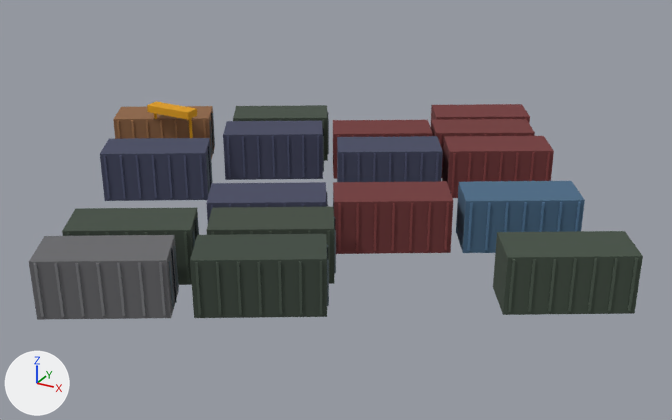
Two versions of the glTF model data/models/board/scenery/saxarba/SMV_Seaport/SeaportSystem-01-Container-01-20Footer-2-06.glb, one commit apart.
Camera for both pictures: a 50 mm lens placed at (51.9, -91.2, 46.9), pointed at (1.7, 0.0, 1.3). The axes (+X, +Y, +Z) are drawn at lower left. The lights are the same throughout. The first picture is the older version. Where no turn or scale is listed for an object, it has been applied to the vertices. Vertices at exactly the same position are counted once.

In view in the first picture: 'SeaportSystem-01-Container-01-20Footer-2-06'.
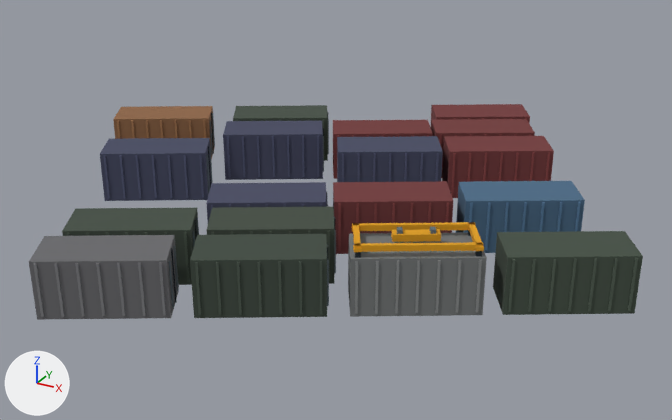
Commit message: seaport system

Diff of the bpy script that builds the scene:
```diff
--- a/data/models/board/scenery/saxarba/SMV_Seaport/SeaportSystem-01-Container-01-20Footer-2-06.glb.py
+++ b/data/models/board/scenery/saxarba/SMV_Seaport/SeaportSystem-01-Container-01-20Footer-2-06.glb.py
@@ mat_container_grabbers @@
+mat_container_grabbers = bpy.data.materials.new('container-grabbers')
+mat_container_grabbers.use_nodes = True; mat_container_grabbers.node_tree.nodes.clear()
+_N = mat_container_grabbers.node_tree.nodes; _L = mat_container_grabbers.node_tree.links
+n0 = _N.new('ShaderNodeBsdfPrincipled'); n0.name = 'Principled BSDF'
+n0.inputs[2].default_value = 1.0  # 'Roughness'
+n1 = _N.new('ShaderNodeOutputMaterial'); n1.name = 'Material Output'
+n2 = _N.new('ShaderNodeVertexColor'); n2.name = 'Color Attribute'
+_L.new(n0.outputs[0], n1.inputs[0])  # 'BSDF' to 'Surface'
+_L.new(n2.outputs[0], n0.inputs[0])  # 'Color' to 'Base Color'
@@ me_seaportsystem_01_container_01_20footer_2_06 @@
-me_seaportsystem_01_container_01_20footer_2_06.from_pydata(...)  # 2472 vertices, 3708 faces; spans x -38.0..38.8, y -35.2..36.7, z 0.0..8.5
+me_seaportsystem_01_container_01_20footer_2_06.from_pydata(...)  # 2712 vertices, 4068 faces; spans x -38.0..38.8, y -35.2..36.7, z 0.0..8.2
+# me_seaportsystem_01_container_01_20footer_2_06 part 1: the loose piece of 8 vertices spanning x -30.6..-23.6, y 4.7..6.7, z 7.5..8.5 is scaled about its middle by (0.0309, 0.0866, 5.8), then moved by (41.9, -25.2, -4.7)
+# me_seaportsystem_01_container_01_20footer_2_06 part 2: the loose piece of 8 vertices spanning x 11.6..11.9, y -21.4..-21.1, z 0.4..6.2 is copied, and the copy is moved by (4.7, 2.7, 0.0); it spans x 16.3..16.6, y -18.6..-18.3, z 0.4..6.2
+# me_seaportsystem_01_container_01_20footer_2_06 part 3: the loose piece of 8 vertices spanning x 11.6..11.9, y -21.4..-21.1, z 0.4..6.2 is copied, and the copy is moved by (6.5, 3.7, 0.0); it spans x 18.1..18.4, y -17.6..-17.3, z 0.4..6.2
+# me_seaportsystem_01_container_01_20footer_2_06 part 4: the loose piece of 8 vertices spanning x 8.6..8.9, y -16.3..-16.0, z 0.4..6.2 is copied, and the copy is moved by (11.2, -0.4, 0.0); it spans x 19.8..20.1, y -16.6..-16.3, z 0.4..6.2
+# me_seaportsystem_01_container_01_20footer_2_06 part 5: the loose piece of 8 vertices spanning x 27.8..28.1, y -12.0..-11.7, z 0.4..6.2 is copied, and the copy is moved by (-6.3, -3.6, 0.0); it spans x 21.5..21.8, y -15.6..-15.3, z 0.4..6.2
+# me_seaportsystem_01_container_01_20footer_2_06 part 6: the loose piece of 8 vertices spanning x 27.8..28.1, y -12.0..-11.7, z 0.4..6.2 is copied, and the copy is moved by (-4.5, -2.6, 0.0); it spans x 23.3..23.6, y -14.6..-14.3, z 0.4..6.2
+# me_seaportsystem_01_container_01_20footer_2_06 part 7: the loose piece of 8 vertices spanning x 27.8..28.1, y -12.0..-11.7, z 0.4..6.2 is copied, and the copy is moved by (-2.8, -1.6, 0.0); it spans x 25.0..25.3, y -13.6..-13.3, z 0.4..6.2
+# me_seaportsystem_01_container_01_20footer_2_06 part 8: the loose piece of 8 vertices spanning x -24.4..-23.9, y 5.5..6.0, z 0.0..8.0 is scaled about its middle by (0.346, 0.346, 0.637), then moved by (49.2, -17.8, -0.9)
+# me_seaportsystem_01_container_01_20footer_2_06 part 9: the loose piece of 8 vertices spanning x 10.8..11.0, y -18.4..-18.2, z 0.2..6.2 is copied, and the copy is scaled about its middle by (4.84, 5.2, 0.0656), then moved by (6.2, 3.6, 4.8), in mat_container_grabbers; it spans x 16.6..17.5, y -15.2..-14.3, z 7.8..8.2
+# me_seaportsystem_01_container_01_20footer_2_06 part 10: 56 vertices added at x 11.3..25.6, y -19.8..-8.1, z 0.0..8.2
+# other edits to the shape of me_seaportsystem_01_container_01_20footer_2_06 do not show in these pictures
 me_seaportsystem_01_container_01_20footer_2_06.materials.append(mat_scenery)
+me_seaportsystem_01_container_01_20footer_2_06.materials.append(mat_container_grabbers)
```

Boxes (x1, y1, x2, y2) around the edits, measured in the pictures (672 x 420 px; the box of a moved part takes in the faces that stretch with it):
'SeaportSystem-01-Container-01-20Footer-2-06', reshaped
    before: (29, 101, 643, 320)
    after: (29, 104, 643, 320)
part 1 of me_seaportsystem_01_container_01_20footer_2_06, moved or reshaped
    before: (147, 101, 197, 120)
    after: (355, 261, 358, 314)
part 2 of me_seaportsystem_01_container_01_20footer_2_06, added
    after: (375, 261, 379, 314)
part 3 of me_seaportsystem_01_container_01_20footer_2_06, added
    after: (395, 260, 399, 313)
part 4 of me_seaportsystem_01_container_01_20footer_2_06, added
    after: (415, 260, 420, 313)
part 5 of me_seaportsystem_01_container_01_20footer_2_06, added
    after: (435, 260, 441, 313)
part 6 of me_seaportsystem_01_container_01_20footer_2_06, added
    after: (455, 260, 461, 313)
part 7 of me_seaportsystem_01_container_01_20footer_2_06, added
    after: (476, 260, 482, 313)
part 8 of me_seaportsystem_01_container_01_20footer_2_06, moved or reshaped (not visible afterwards)
    before: (189, 118, 193, 138)
part 9 of me_seaportsystem_01_container_01_20footer_2_06, added
    after: (397, 227, 403, 234)
part 10 of me_seaportsystem_01_container_01_20footer_2_06, added
    after: (348, 222, 487, 317)
